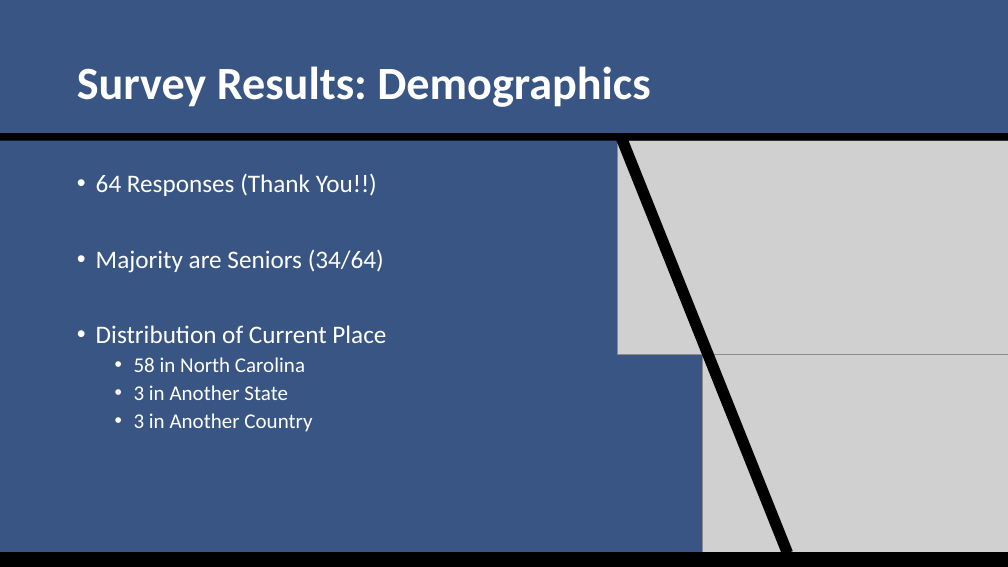
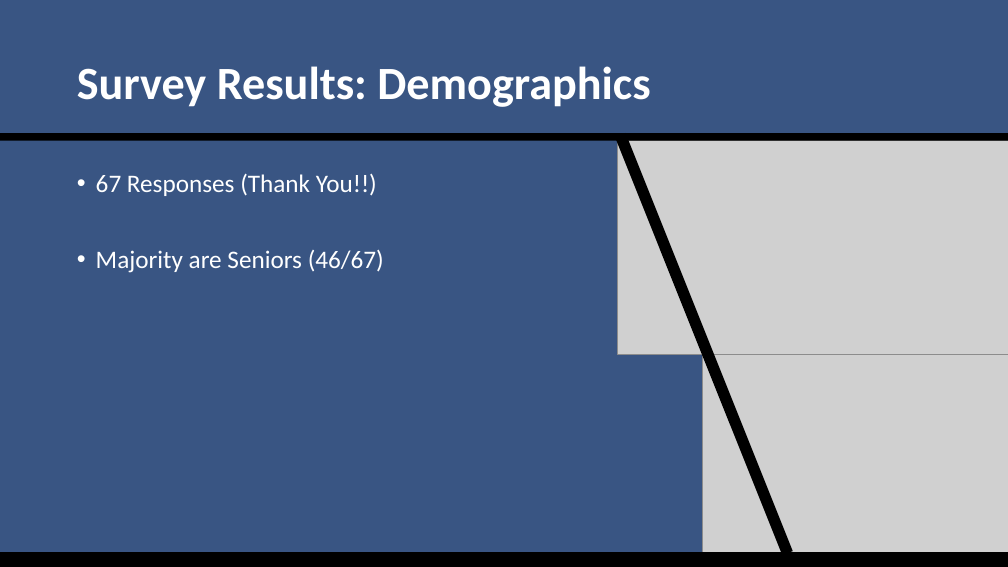
Before and after one commit to SuperMarioGiacomazzo/STOR538_WEBSITE, a slide deck: slide 3 of Slides/Sports Analytics 1/Sports_Analytics_1_Lecture.pptx. Drawn at 1008x567 pixels with LibreOffice and Linux fonts; fonts in the diff are those of the drawing; grey boxes stand for pictures. Boxes give left, top, right and bottom in pixels: in the first picture for what was removed or moved away, otherwise in the second. Text is boxed around its words. In the diff, an @@ line names an element or a change of style, - is before the commit and + after.

```diff
--- a/Slides/Sports Analytics 1/Sports_Analytics_1_Lecture.pptx
+++ b/Slides/Sports Analytics 1/Sports_Analytics_1_Lecture.pptx
@@ text at [96,173,384,273]: text changed @@
-• 64 Responses (Thank You!!)
-• Majority are Seniors (34/64)
-• Distribution of Current Place
-  • 58 in North Carolina
-  • 3 in Another State
-  • 3 in Another Country
+• 67 Responses (Thank You!!)
+• Majority are Seniors (46/67)
```
Also in this commit, not shown: 6 other slides changed, 1 slide added, 17 other files.
